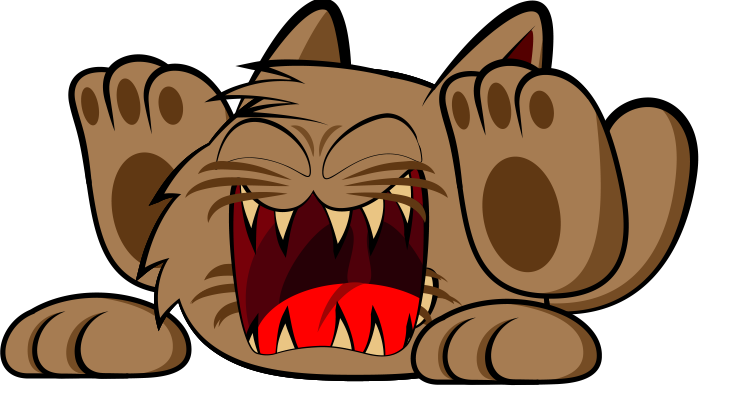
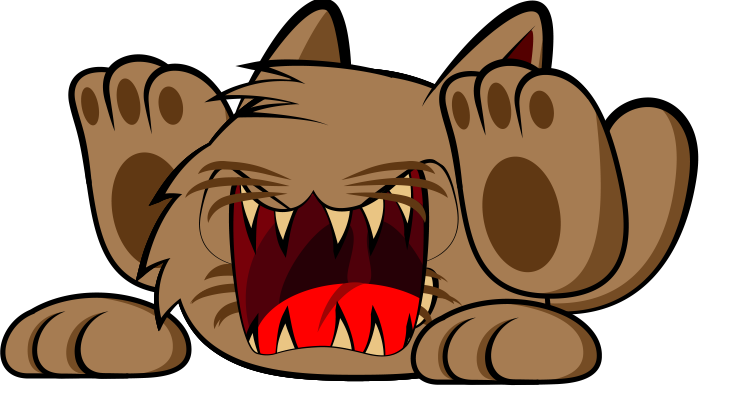
Layered file, before and after one edit (742px x 413px). Changes by layer:
added layer "Cat Head 4" in group "Cat Heads" over (137, 68, 551, 382)
